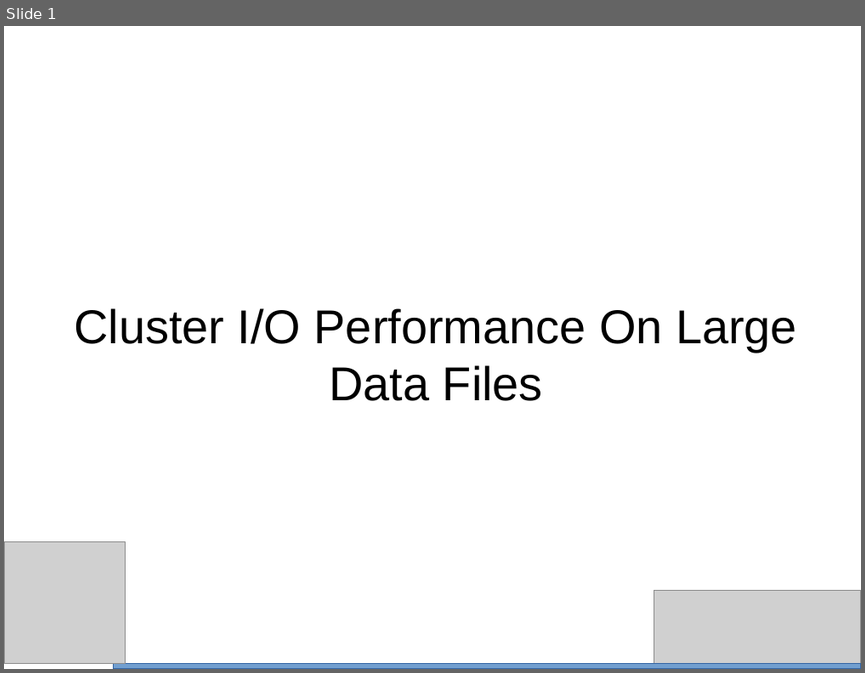
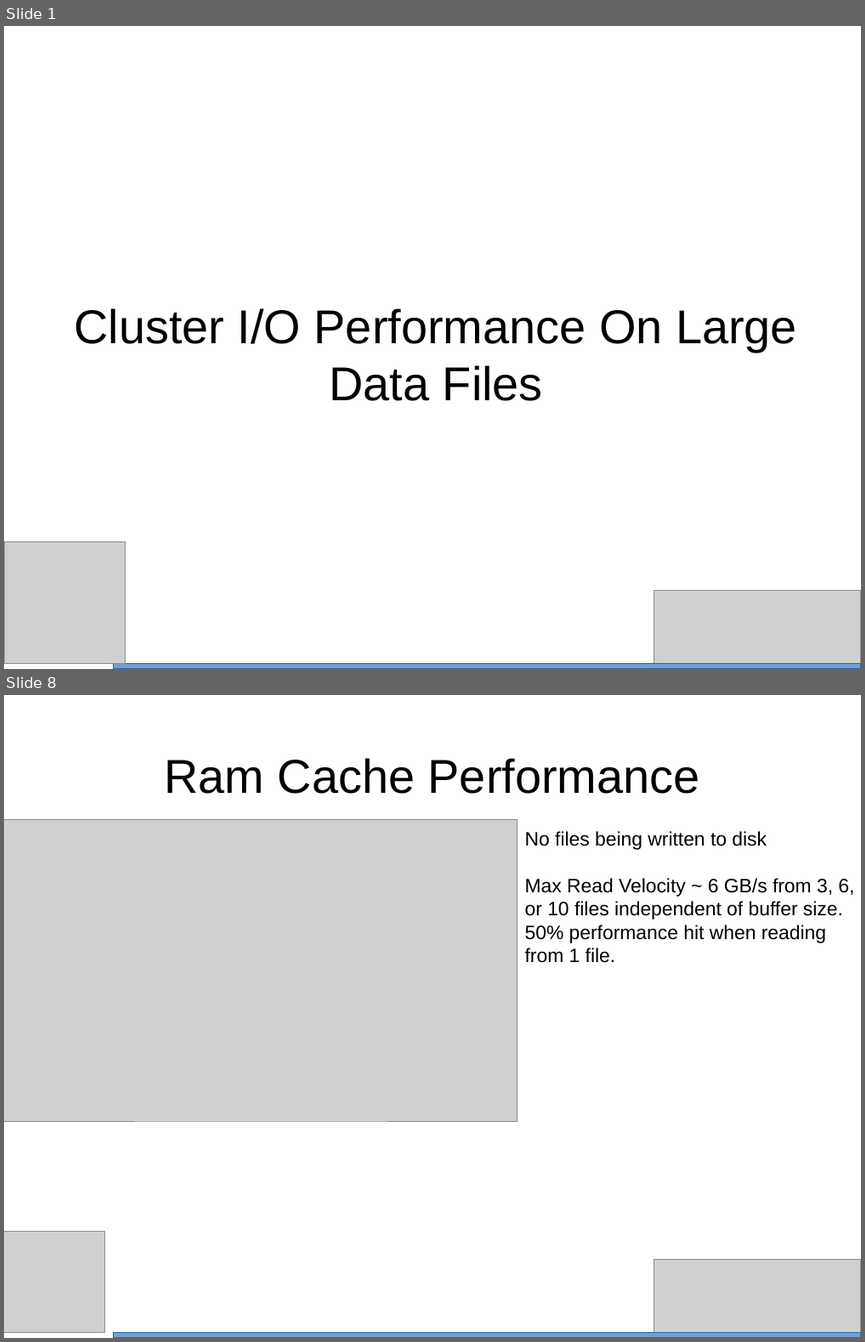
Before and after one commit to bth5032/CMS, a slide deck: Summer_2015/IOHeavyCI/Results/Powerpoint/performance.odp. Shown one above the other, each under a label of ours: slide 1 before the commit, slides 1 and 8 after it; the slides between them are not shown. The pictures are 865x673 and 865x1342 pixels, drawn with LibreOffice and Linux fonts; fonts in the diff are those of the drawing; grey boxes stand for pictures. Boxes give left, top, right and bottom in pixels: in the first picture for what was removed or moved away, otherwise in the second. Text is boxed around its words. In the diff, an @@ line names an element or a change of style, - is before the commit and + after.

Commit message:
completed draft of performance powerpoint

```diff
--- a/Summer_2015/IOHeavyCI/Results/Powerpoint/performance.odp
+++ b/Summer_2015/IOHeavyCI/Results/Powerpoint/performance.odp
@@ slide 8 added at <box>4,695,861,1338</box>, background #FFFFFF @@
@@ title added at <box>164,758,700,794</box>, 44 pt, text #000000 @@
+Ram Cache Performance
@@ picture added at <box>4,819,517,1121</box> @@
@@ text added at <box>525,831,854,963</box>, 18 pt, text #000000 @@
+No files being written to disk
+Max Read Velocity ~ 6 GB/s from 3, 6, or 10 files independent of buffer size.
+50% performance hit when reading from 1 file.
@@ picture added at <box>4,1231,105,1333</box> @@
@@ picture added at <box>653,1259,861,1338</box> @@
@@ rectangle added at <box>113,1333,861,1338</box>, fill #729FCF, outline #3465A4 0 pt @@
```
Also in this commit, not shown: 1 slide changed, 9 other slides added, 1 other file.
